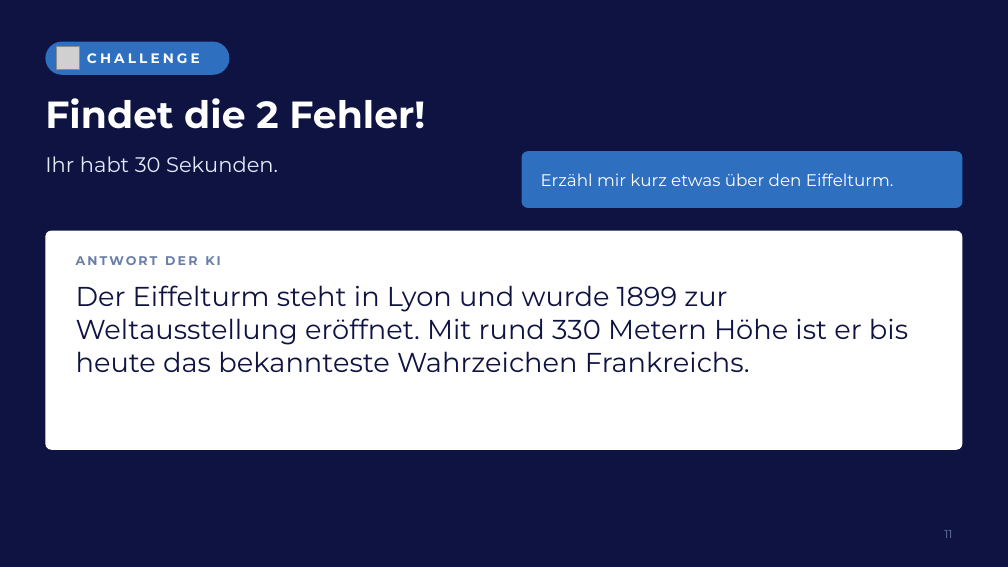
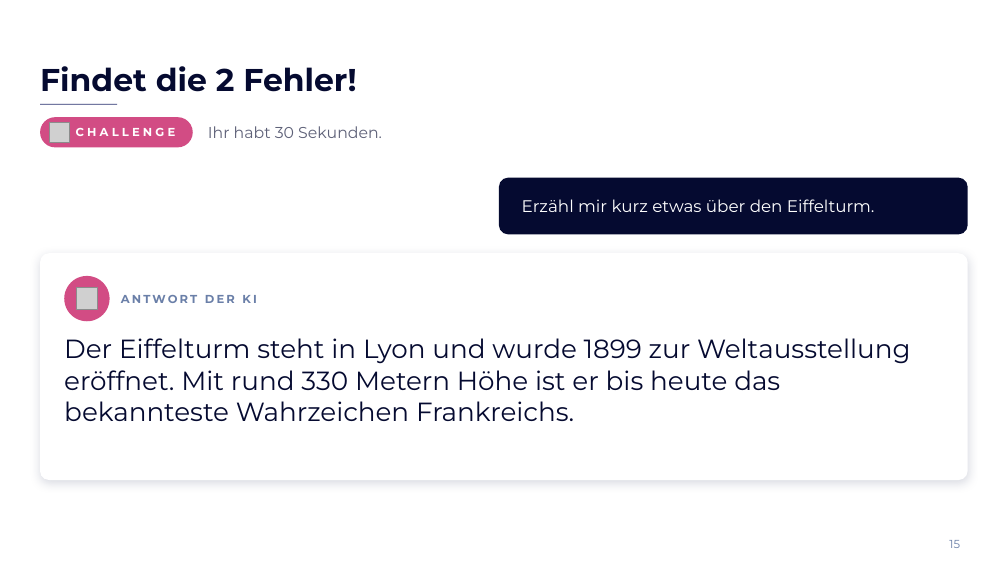
Before and after one commit to elias762/Advisory-board, a slide deck: slide 15 of ki-tag-gymnasium-sued/KI-Tag_Gymnasium-Sued_Impulsvortrag.pptx (slide 11 before the commit). Drawn at 1008x567 pixels with LibreOffice and Linux fonts; fonts in the diff are those of the drawing; grey boxes stand for pictures; background and template pictures are left out. Boxes give left, top, right and bottom in pixels: in the first picture for what was removed or moved away, otherwise in the second. Text is boxed around its words. In the diff, an @@ line names an element or a change of style, - is before the commit and + after.

```diff
--- a/ki-tag-gymnasium-sued/KI-Tag_Gymnasium-Sued_Impulsvortrag.pptx
+++ b/ki-tag-gymnasium-sued/KI-Tag_Gymnasium-Sued_Impulsvortrag.pptx
@@ background #0F1341 to #FFFFFF @@
@@ title "Findet die 2 Fehler!": place and size @@
-title "Findet die 2 Fehler!" at <box>45,98,425,129</box>
+title "Findet die 2 Fehler!" at <box>40,66,356,92</box>
@@ title "Findet die 2 Fehler!" at <box>40,66,356,92</box>: size 36 to 30 pt, text colour #FFFFFF to #050A30; vertical alignment top to bottom @@
@@ rounded rectangle removed at <box>45,42,230,75</box> @@
@@ line added from (40, 104) to (117, 104), #283070 0.75 pt @@
@@ rounded rectangle added at <box>40,117,193,147</box>, fill #D24C84 @@
@@ text "CHALLENGE": place and size @@
-text "CHALLENGE" at <box>87,53,200,63</box>
+text "CHALLENGE" at <box>76,128,176,136</box>
@@ text "CHALLENGE" at <box>76,128,176,136</box>: size 13 to 11 pt @@
@@ text "Ihr habt 30 Sekunden.": place and size @@
-text "Ihr habt 30 Sekunden." at <box>45,156,278,172</box>
+text "Ihr habt 30 Sekunden." at <box>208,126,382,138</box>
@@ text "Ihr habt 30 Sekunden." at <box>208,126,382,138</box>: size 20 to 15 pt, text colour #DFEBF9 to #5E6178 @@
@@ picture: place and size @@
-picture at <box>57,47,79,70</box>
+picture at <box>50,123,70,142</box>
@@ rounded rectangle: place and size @@
-rounded rectangle at <box>522,151,963,208</box>
+rounded rectangle at <box>499,178,968,234</box>
@@ rounded rectangle at <box>499,178,968,234</box>: fill #2E6FBF to #050A30; proportions changed @@
@@ text "Erzähl mir kurz etwas über ...": place and size @@
-text "Erzähl mir kurz etwas über ..." at <box>541,173,894,186</box>
+text "Erzähl mir kurz etwas über ..." at <box>522,199,875,212</box>
@@ rounded rectangle: place and size @@
-rounded rectangle at <box>45,231,963,450</box>
+rounded rectangle at <box>40,253,968,480</box>
@@ rounded rectangle at <box>40,253,968,480</box>: shadow on; proportions changed @@
@@ ellipse added at <box>64,276,110,321</box>, fill #D24C84 @@
@@ picture added at <box>76,288,98,310</box> @@
@@ text "ANTWORT DER KI": place and size @@
-text "ANTWORT DER KI" at <box>76,256,221,265</box>
+text "ANTWORT DER KI" at <box>121,295,256,303</box>
@@ text "ANTWORT DER KI" at <box>121,295,256,303</box>: size 12 to 11 pt @@
@@ text "Der Eiffelturm steht in Lyon ...": place and size @@
-text "Der Eiffelturm steht in Lyon ..." at <box>76,285,908,372</box>
+text "Der Eiffelturm steht in Lyon ..." at <box>64,338,910,421</box>
@@ text "Der Eiffelturm steht in Lyon ..." at <box>64,338,910,421</box>: size 26 to 25 pt, text colour #0F1341 to #050A30 @@
@@ page number removed at <box>944,530,952,538</box> @@
-11
@@ page number added at <box>949,540,960,548</box>, 11 pt, text #6A7FA8 @@
+15
```
Also in this commit, not shown: 18 other slides changed, 7 slides added, 1 other file.
